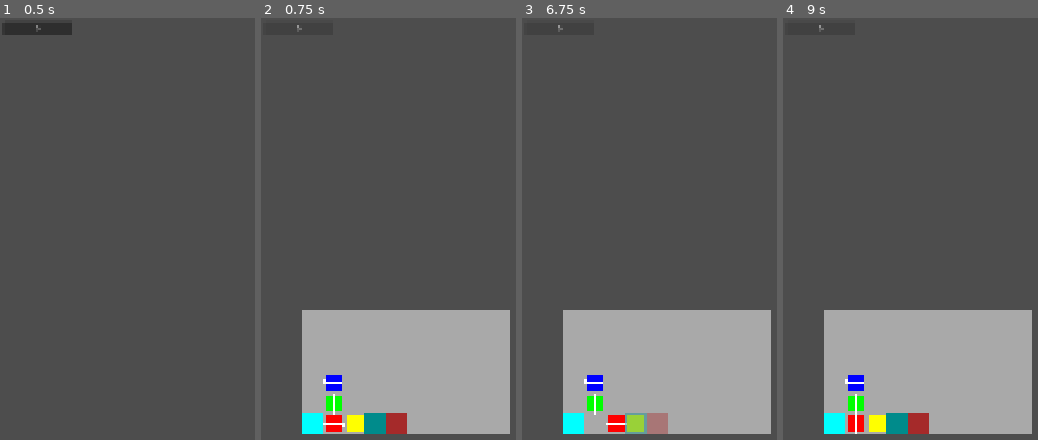
Above: before the commit, frames 1-4 (left to right).
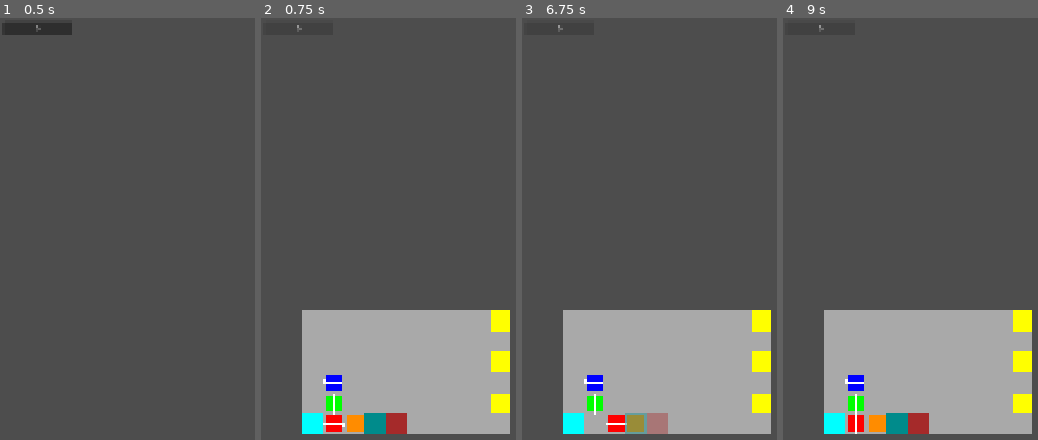
Above: after the commit, the same moments.

Repository: ggestein/jigsaw-of-the-sinking-star
Game: Godot game, scene res://scenes/tests/test_core_gameplay.tscn
Two runs of this game, one before a commit and one after it. Both use one fixed random seed, a clock stepped at 60 frames per second and the inputs below. The project has no main scene, so this scene is started directly.
Inputs:
- Up to frame 1 (0.5 s): no input
- Up to frame 2 (0.75 s): click "0" at 0.5 s
- Up to frame 3 (6.75 s): tap Enter at 1.25, 2.75, 4.25 s; hold D 1.28-2.03 s; tap R at 1.35, 3.6, 5.85 s; tap Space at 2, 3.5, 5 s; hold S 2.03-2.78 s; tap C at 2.1, 4.35, 6.6 s; hold D 2.78-3.53 s; tap Z at 2.85, 5.1 s; hold W 3.53-4.28 s; hold A 4.28-5.78 s; hold S 5.78-6.53 s; hold D from 6.53 s (still down)
- Up to frame 4 (9 s): release D at 7.28 s; hold W 7.28-8.03 s; tap Z at 7.35 s; hold D 8.03-8.78 s; tap R at 8.1 s; hold S from 8.78 s (still down); tap C at 8.85 s

Frame 1 is identical in both runs. In frame 2, 1.4% of the frame differs, in the area x 33-98%, y 69-99%; in frame 3, 1.4%; in frame 4, 1.4%.

Commit message:
add kill and win events

Diff:
--- a/scripts/core_gameplay.gd
+++ b/scripts/core_gameplay.gd
@@ -7,6 +7,11 @@
 class CharacterInstance:
 	var inst_position: Vector2i
 	var inst_face: int # 0: top; 1: right; 2: down; 3: left
+	var killed: bool
+
+class BoxInstance:
+	var position: Vector2i
+	var killed: bool
 
 class DoorData:
 	var position: Vector2i
@@ -15,7 +20,7 @@
 class LevelData:
 	var obstacles: Array[Vector2i]
 	var range: Rect2i
-	var goal: Vector2i
+	var goals: Array[Vector2i]
 	var character_data: Array[CharacterClass]
 	var pads: Array[Vector2i]
 	var doors: Array[DoorData]
@@ -23,9 +28,10 @@
 class GameState:
 	var current_character_index: int
 	var characters: Array[CharacterInstance] # the order matters
-	var boxes: Array[Vector2i]
+	var boxes: Array[BoxInstance]
 	var pads_active: Array[bool]
 	var doors_unlock: Array[bool]
+	var goals_active: Array[bool]
 
 class GameInstance:
 	var level_data: LevelData
@@ -35,7 +41,8 @@
 # Events
 enum EventType {
 	REWINDED, RESET, SWITCH,
-	CHAR_MOVE, BOX_MOVE, CHAR_BLOCKED, PAD_ACTIVE, DOOR_UNLOCK
+	CHAR_MOVE, BOX_MOVE, CHAR_BLOCKED, PAD_ACTIVE, DOOR_UNLOCK,
+	KILL, WIN
 }
 class Event:
 	var type: EventType
@@ -44,9 +51,10 @@
 static func normalize_state(level_data: LevelData, state: GameState):
 	state.pads_active = calculate_pads_active(level_data, state)
 	state.doors_unlock = calculate_doors_active(level_data, state)
+	state.goals_active = calculate_goals_active(level_data, state)
 
 static func create_new_game_instance(level_data: LevelData, initial_state: GameState) -> GameInstance:
-	var result = GameInstance.new()
+	var result := GameInstance.new()
 	result.level_data = level_data
 	normalize_state(level_data, initial_state)
 	result.initial_state = initial_state
@@ -74,8 +82,8 @@
 		evt.args = [cur_state.current_character_index]
 		events.append(evt)
 	else:
-		var cur_state = game_inst.history_states[len(game_inst.history_states) - 1]
-		var next_state = calculate_next_state(input, game_inst.level_data, cur_state, events)
+		var cur_state := game_inst.history_states[len(game_inst.history_states) - 1]
+		var next_state := calculate_next_state(input, game_inst.level_data, cur_state, events)
 		if next_state:
 			game_inst.history_states.append(next_state)
 
@@ -91,14 +99,20 @@
 	return false
 static func util_find_movable_in_position(state: GameState, position: Vector2i) -> Array:
 	for ch_idx in range(0, len(state.characters)):
-		if position == state.characters[ch_idx].inst_position:
+		var chr_inst := state.characters[ch_idx]
+		if chr_inst.killed:
+			continue
+		if position == chr_inst.inst_position:
 			return [1, ch_idx]
 	for box_idx in range(0, len(state.boxes)):
-		if position == state.boxes[box_idx]:
+		var box_inst := state.boxes[box_idx]
+		if box_inst.killed:
+			continue
+		if position == box_inst.position:
 			return [2, box_idx]
 	return [0, 0]
 
-static func calculate_next_state(input: PlayerInput, level_data: LevelData, state: GameState, events: Array[Event]):
+static func calculate_next_state(input: PlayerInput, level_data: LevelData, state: GameState, events: Array[Event]) -> GameState:
 	var next_state := GameState.new()
 	next_state.current_character_index = state.current_character_index
 	next_state.characters = []
@@ -122,20 +136,23 @@
 	for idx in range(0, len(state.characters)):
 		var ch := state.characters[idx]
 		var new_char_inst := CharacterInstance.new()
+		new_char_inst.killed = ch.killed
 		var chr_move_vec := move_vec if idx == state.current_character_index else Vector2i.ZERO
+		if new_char_inst.killed:
+			chr_move_vec = Vector2i.ZERO
 		var new_position := ch.inst_position + chr_move_vec
-		if util_is_position_blocked(level_data, state, new_position):
+		if chr_move_vec != Vector2i.ZERO and util_is_position_blocked(level_data, state, new_position):
 			chr_move_vec = Vector2i.ZERO
 		# handle abilities
 		if state.current_character_index == idx:
 			# warrior ability
 			if level_data.character_data[idx] == CharacterClass.WARRIOR:
 				if chr_move_vec != Vector2i.ZERO:
-					var has_next = true
-					var next_check_pos = new_position
-					var next_pushable_valid = false
-					var next_pushable_type = 0 # 0: unkown; 1: character; 2: box
-					var next_pushable_idx = -1
+					var has_next := true
+					var next_check_pos := new_position
+					var next_pushable_valid := false
+					var next_pushable_type := 0 # 0: unkown; 1: character; 2: box
+					var next_pushable_idx := -1
 					while has_next:
 						has_next = false
 						if util_is_position_blocked(level_data, state, next_check_pos):
@@ -181,7 +198,10 @@
 
 	next_state.boxes = []
 	for b in state.boxes:
-		next_state.boxes.append(b)
+		var new_box_inst = BoxInstance.new()
+		new_box_inst.position = b.position
+		new_box_inst.killed = b.killed
+		next_state.boxes.append(new_box_inst)
 
 	# handle passive move
 	for pm in passive_moves:
@@ -191,10 +211,39 @@
 		if pm_t == 1:
 			next_state.characters[pm_idx].inst_position = pm_pos
 		elif pm_t == 2:
-			next_state.boxes[pm_idx] = pm_pos
+			next_state.boxes[pm_idx].position = pm_pos
 
 	next_state.pads_active = calculate_pads_active(level_data, next_state)
 	next_state.doors_unlock = calculate_doors_active(level_data, next_state)
+	next_state.goals_active = calculate_goals_active(level_data, next_state)
+
+	# kill event, check and emit
+	for door_idx in range(0, len(level_data.doors)):
+		var door_pos = level_data.doors[door_idx].position
+		var door_unlock = next_state.doors_unlock[door_idx]
+		if not door_unlock:
+			for chr_idx in range(0, len(next_state.characters)):
+				var char_inst := next_state.characters[chr_idx]
+				if (not char_inst.killed) and char_inst.inst_position == door_pos:
+					var new_evt := Event.new()
+					new_evt.type = EventType.KILL
+					new_evt.args = [1, chr_idx]
+					events.append(new_evt)
+					char_inst.killed = true
+			for box_idx in range(0, len(next_state.boxes)):
+				var box_inst := next_state.boxes[box_idx]
+				if (not box_inst.killed) and box_inst.position == door_pos:
+					var new_evt := Event.new()
+					new_evt.type = EventType.KILL
+					new_evt.args = [2, box_idx]
+					events.append(new_evt)
+					box_inst.killed = true
+	# win event, check and emit
+	if not next_state.goals_active.has(false):
+		var new_evt := Event.new()
+		new_evt.type = EventType.WIN
+		events.append(new_evt)
+
 	return next_state
 
 static func calculate_pads_active(level_data: LevelData, state: GameState) -> Array[bool]:
@@ -207,7 +256,7 @@
 				break
 		if not has_obj_above:
 			for box in state.boxes:
-				if box == level_data.pads[i]:
+				if box.position == level_data.pads[i]:
 					has_obj_above = true
 					break
 		result.append(has_obj_above)
@@ -224,3 +273,13 @@
 				break
 		result.append(not has_inactive_pad)
 	return result
+static func calculate_goals_active(level_data: LevelData, state: GameState) -> Array[bool]:
+	var result: Array[bool] = []
+	for i in range(0, len(level_data.goals)):
+		var has_chr_above = false
+		for chr in state.characters:
+			if chr.inst_position == level_data.goals[i]:
+				has_chr_above = true
+				break
+		result.append(has_chr_above)
+	return result
--- a/scripts/tests/test_core_gameplay.gd
+++ b/scripts/tests/test_core_gameplay.gd
@@ -14,7 +14,7 @@
 class LevelConfig:
 	var obstacles: Array[Vector2i]
 	var range: Rect2i
-	var goal: Vector2i
+	var goals: Array[Vector2i]
 	var characters: Array[CharacterConfig]
 	var boxes: Array[Vector2i]
 	var pads: Array[Vector2i]
@@ -31,7 +31,7 @@
 	var level_data := CoreGameplay.LevelData.new()
 	level_data.obstacles = level_config.obstacles
 	level_data.range = level_config.range
-	level_data.goal = level_config.goal
+	level_data.goals = level_config.goals
 	level_data.character_data = []
 	for cc in level_config.characters:
 		level_data.character_data.append(cc.inst_cls)
@@ -52,7 +52,10 @@
 		initial_state.characters.append(char_inst)
 	initial_state.boxes = []
 	for b in level_config.boxes:
-		initial_state.boxes.append(b)
+		var new_box_inst := CoreGameplay.BoxInstance.new()
+		new_box_inst.position = b
+		new_box_inst.killed = false
+		initial_state.boxes.append(new_box_inst)
 	var result := GameInstanceArgs.new()
 	result.level_data = level_data
 	result.initial_state = initial_state
@@ -64,7 +67,11 @@
 		Vector2i(0, 0)
 	]
 	level_config.range = Rect2i(0, 0, 10, 6)
-	level_config.goal = Vector2i(4, 3)
+	level_config.goals = [
+		Vector2i(9, 5),
+		Vector2i(9, 3),
+		Vector2i(9, 1),
+	]
 	level_config.characters = []
 	var char_config := CharacterConfig.new()
 	char_config.inst_cls = CoreGameplay.CharacterClass.WARRIOR
@@ -110,11 +117,41 @@
 	setup_all_level_configs()
 	setup_buttons()
 
+func util_stringify_event(evt: CoreGameplay.Event) -> String:
+	var result := ""
+	if evt.type == CoreGameplay.EventType.REWINDED:
+		result = "REWINDED"
+	elif evt.type == CoreGameplay.EventType.RESET:
+		result = "RESET"
+	elif evt.type == CoreGameplay.EventType.SWITCH:
+		result = "SWITCH"
+	elif evt.type == CoreGameplay.EventType.CHAR_MOVE:
+		result = "CHAR_MOVE"
+	elif evt.type == CoreGameplay.EventType.BOX_MOVE:
+		result = "BOX_MOVE"
+	elif evt.type == CoreGameplay.EventType.CHAR_BLOCKED:
+		result = "CHAR_BLOCKED"
+	elif evt.type == CoreGameplay.EventType.PAD_ACTIVE:
+		result = "PAD_ACTIVE"
+	elif evt.type == CoreGameplay.EventType.DOOR_UNLOCK:
+		result = "DOOR_UNLOCK"
+	elif evt.type == CoreGameplay.EventType.KILL:
+		result = "KILL"
+	elif evt.type == CoreGameplay.EventType.WIN:
+		result = "WIN"
+	result += " :: "
+	for arg_idx in range(0, len(evt.args)):
+		var arg = evt.args[arg_idx]
+		result += str(arg)
+		if arg_idx < len(evt.args) - 1:
+			result += ","
+	return result
+
 func _input(evt: InputEvent) -> void:
 	if current_game_instance == null:
 		return
 	if evt is InputEventKey:
-		var evt_key = evt as InputEventKey
+		var evt_key := evt as InputEventKey
 		if evt_key.is_pressed() and not evt_key.is_echo():
 			var ipt: CoreGameplay.PlayerInput = CoreGameplay.PlayerInput.MOVE_UP
 			var has_ipt := false
@@ -145,17 +182,10 @@
 				print("INPUT: %s" % ipt)
 				print("EVENTS_COUNT: %s" % len(output_events))
 				for output_event in output_events:
-					var line = ""
-					line += "- %s :: [" % output_event.type
-					for arg_idx in range(0, len(output_event.args)):
-						line += str(output_event.args[arg_idx])
-						if arg_idx < len(output_event.args) - 1:
-							line += ","
-					line += "]"
-					print(line)
+					print(util_stringify_event(output_event))
 
 func draw_range(range: Rect2i, color: Color, padding: float = 0.0):
-	var rect = Rect2(
+	var rect := Rect2(
 		range.position.x * 50.0 + 100.0 + padding,
 		1000 - (range.position.y + range.size.y) * 50.0 + padding,
 		range.size.x * 50 - padding * 2,
@@ -185,14 +215,16 @@
 func _draw() -> void:
 	if current_game_instance == null:
 		return
-	var current_state = current_game_instance.history_states[len(current_game_instance.history_states) - 1]
-	var level_data = current_game_instance.level_data
+	var current_state := current_game_instance.history_states[len(current_game_instance.history_states) - 1]
+	var level_data := current_game_instance.level_data
 	draw_range(level_data.range, Color.DARK_GRAY)
 	for obs in level_data.obstacles:
 		draw_range(Rect2i(obs.x, obs.y, 1, 1), Color.AQUA)
 	for idx in range(0, len(current_state.characters)):
 		var cd: CoreGameplay.CharacterClass = level_data.character_data[idx]
 		var ci: CoreGameplay.CharacterInstance = current_state.characters[idx]
+		if ci.killed:
+			continue
 		var cl: Color = Color.MAGENTA
 		if cd == CoreGameplay.CharacterClass.WARRIOR:
 			cl = Color.RED
@@ -203,18 +235,26 @@
 		draw_range(Rect2i(ci.inst_position.x, ci.inst_position.y, 1, 1), cl, 5)
 		draw_arrow(ci.inst_position, ci.inst_face)
 	for box in current_state.boxes:
-		draw_range(Rect2i(box.x, box.y, 1, 1), Color.YELLOW, 5)
+		if box.killed:
+			continue
+		draw_range(Rect2i(box.position.x, box.position.y, 1, 1), Color.DARK_ORANGE, 5)
 	for idx in range(0, len(current_state.pads_active)):
-		var pad_pos = level_data.pads[idx]
-		var pad_active = current_state.pads_active[idx]
-		var color = Color.DARK_CYAN
+		var pad_pos := level_data.pads[idx]
+		var pad_active := current_state.pads_active[idx]
+		var color := Color.DARK_CYAN
 		if pad_active:
 			color = Color(color.r, color.g, color.b, 0.4)
 		draw_range(Rect2i(pad_pos.x, pad_pos.y, 1, 1), color)
 	for idx in range(0, len(current_state.doors_unlock)):
-		var door_pos = level_data.doors[idx].position
-		var door_unlock = current_state.doors_unlock[idx]
-		var color = Color.BROWN
+		var door_pos := level_data.doors[idx].position
+		var door_unlock := current_state.doors_unlock[idx]
+		var color := Color.BROWN
 		if door_unlock:
 			color = Color(color.r, color.g, color.b, 0.4)
 		draw_range(Rect2i(door_pos.x, door_pos.y, 1, 1), color)
+	for idx in range(0, len(current_state.goals_active)):
+		var goal: Vector2i = level_data.goals[idx]
+		var color := Color.YELLOW
+		if current_state.goals_active[idx]:
+			color = Color(color.r, color.g, color.b, 0.4)
+		draw_range(Rect2i(goal.x, goal.y, 1, 1), color)
